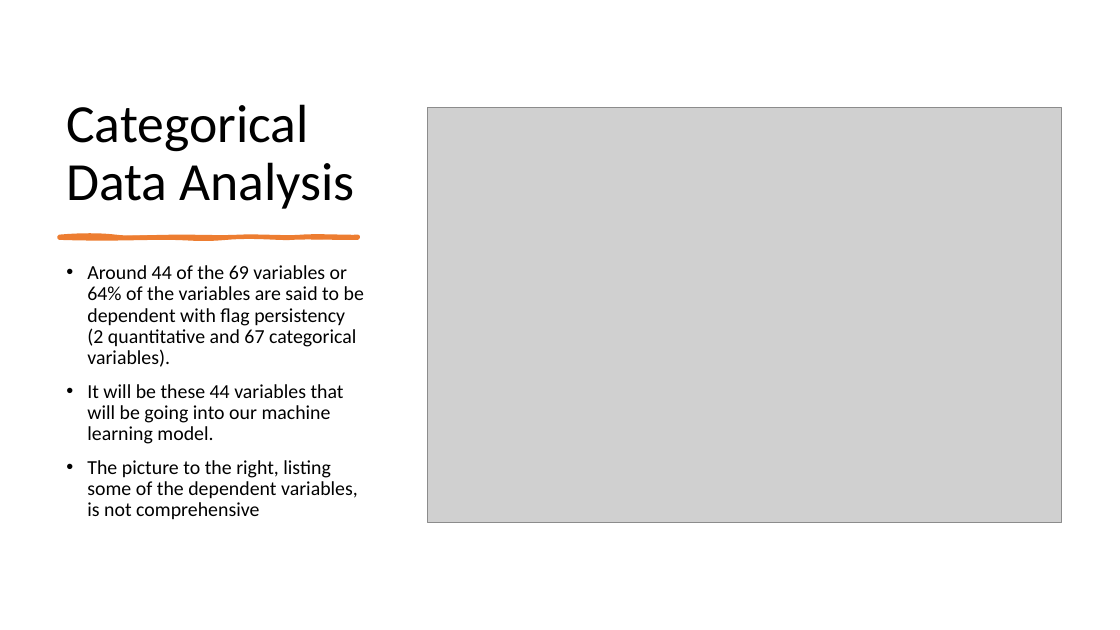
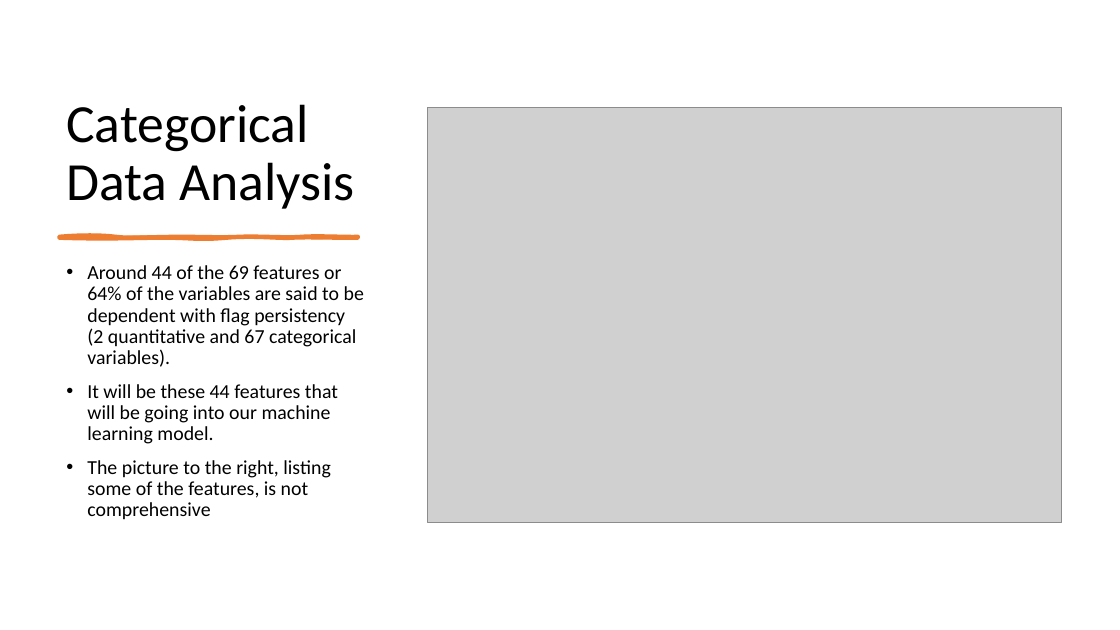
Before and after one commit to EMILYWYAO/Data-Glacier-Internship, a slide deck: slide 14 of Week 11/EDA Presentation.pptx. Drawn at 1120x630 pixels with LibreOffice and Linux fonts; fonts in the diff are those of the drawing; grey boxes stand for pictures. Boxes give left, top, right and bottom in pixels: in the first picture for what was removed or moved away, otherwise in the second. Text is boxed around its words. In the diff, an @@ line names an element or a change of style, - is before the commit and + after.

```diff
--- a/Week 11/EDA Presentation.pptx
+++ b/Week 11/EDA Presentation.pptx
@@ text at [87,265,364,520]: text changed @@
-• Around 44 of the 69 variables or 64% of the variables are said to be dependent with flag persistency (2 quantitative and 67 categorical variables).
-• It will be these 44 variables that will be going into our machine learning model.
-• The picture to the right, listing some of the dependent variables, is not comprehensive
+• Around 44 of the 69 features or 64% of the variables are said to be dependent with flag persistency (2 quantitative and 67 categorical variables).
+• It will be these 44 features that will be going into our machine learning model.
+• The picture to the right, listing some of the features, is not comprehensive
```
Also in this commit, not shown: 4 other slides changed, 5 slides added, 3 other files.
